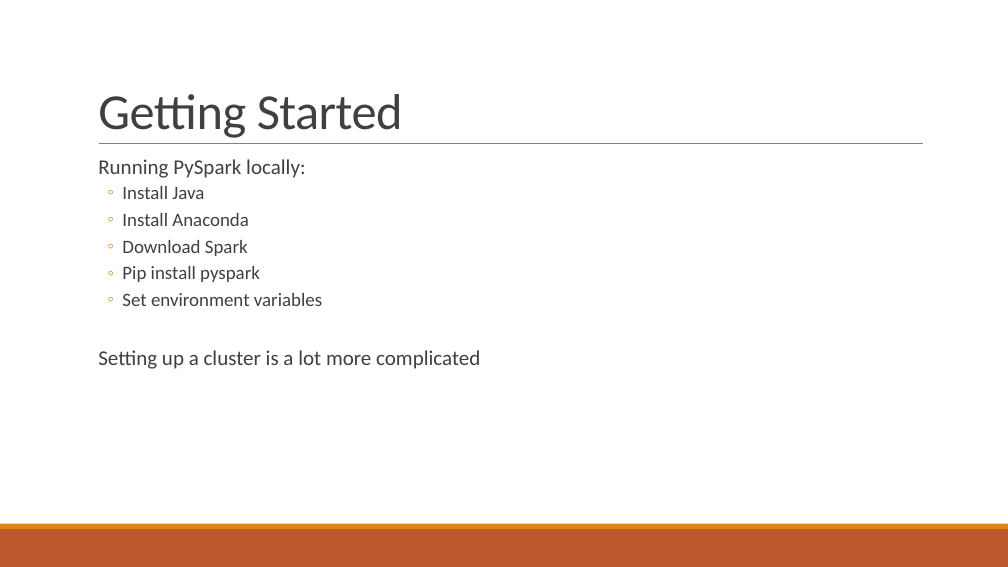
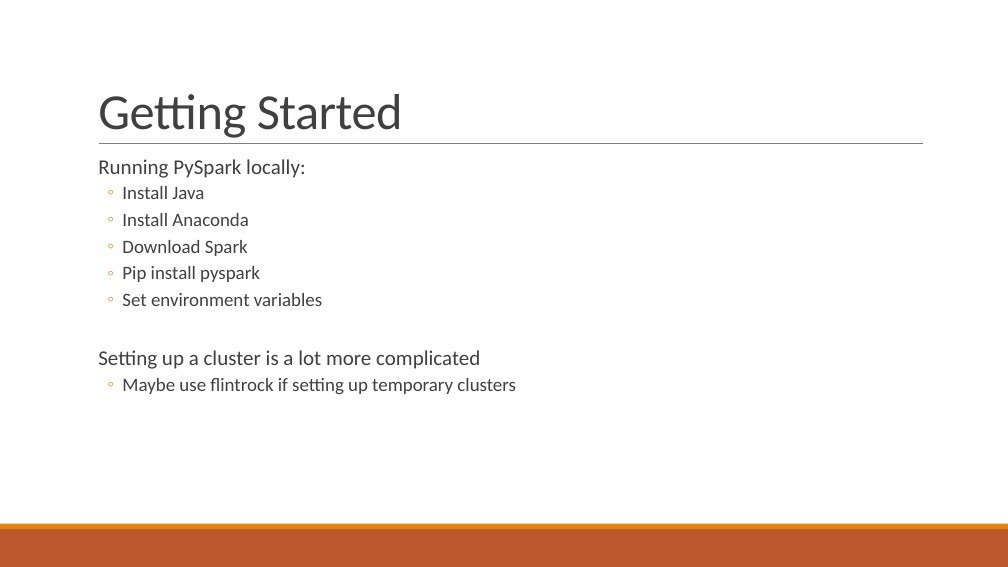
Before and after one commit to iamshang1/Projects, a slide deck: slide 12 of Misc/PySpark_Tutorial/PySpark_Intro.pptx. Drawn at 1008x567 pixels with LibreOffice and Linux fonts; fonts in the diff are those of the drawing. Boxes give left, top, right and bottom in pixels: in the first picture for what was removed or moved away, otherwise in the second. Text is boxed around its words. In the diff, an @@ line names an element or a change of style, - is before the commit and + after.

Commit message:
slide updates

```diff
--- a/Misc/PySpark_Tutorial/PySpark_Intro.pptx
+++ b/Misc/PySpark_Tutorial/PySpark_Intro.pptx
@@ text at <box>122,378,516,395</box>: paragraph added @@
+  ◦ Maybe use flintrock if setting up temporary clusters
```
Also in this commit, not shown: 2 other files.
